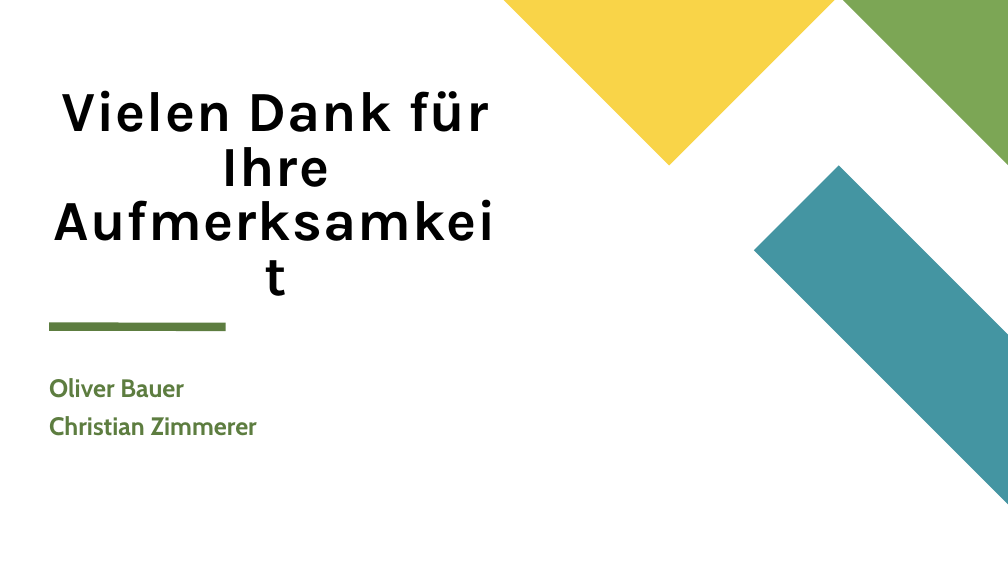
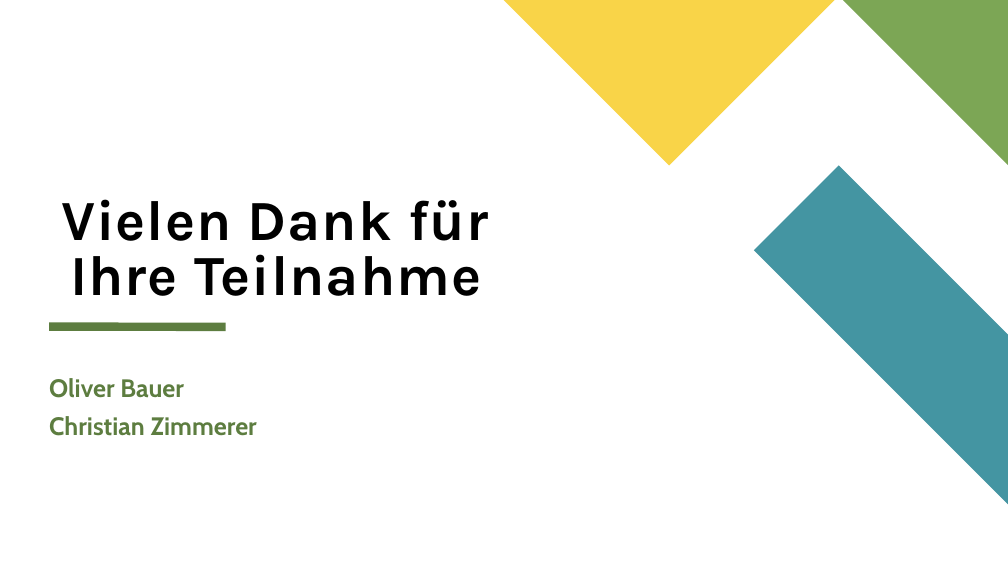
Before and after one commit to spaciva-Bauer/Fortbildungen, a slide deck: slide 14 of Praesentation/MB-Veranstaltung_Sprachmodelle_0.1.pptx. Drawn at 1008x567 pixels with LibreOffice and Linux fonts; fonts in the diff are those of the drawing. Boxes give left, top, right and bottom in pixels: in the first picture for what was removed or moved away, otherwise in the second. Text is boxed around its words. In the diff, an @@ line names an element or a change of style, - is before the commit and + after.

```diff
--- a/Praesentation/MB-Veranstaltung_Sprachmodelle_0.1.pptx
+++ b/Praesentation/MB-Veranstaltung_Sprachmodelle_0.1.pptx
@@ title at [61,199,489,296]: text changed @@
-Vielen Dank für Ihre Aufmerksamkeit
+Vielen Dank für Ihre Teilnahme
```
Also in this commit, not shown: 3 other slides changed.
